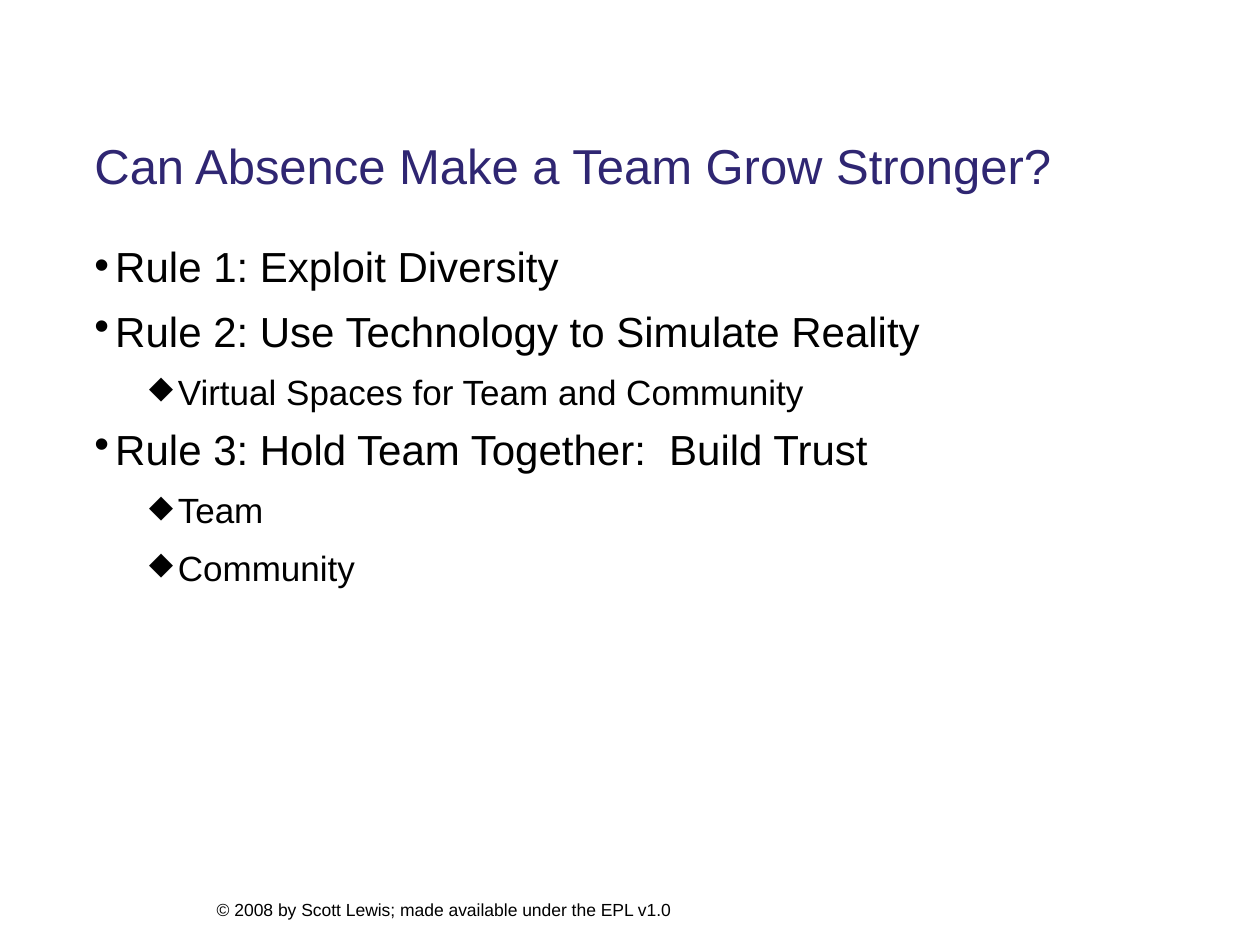
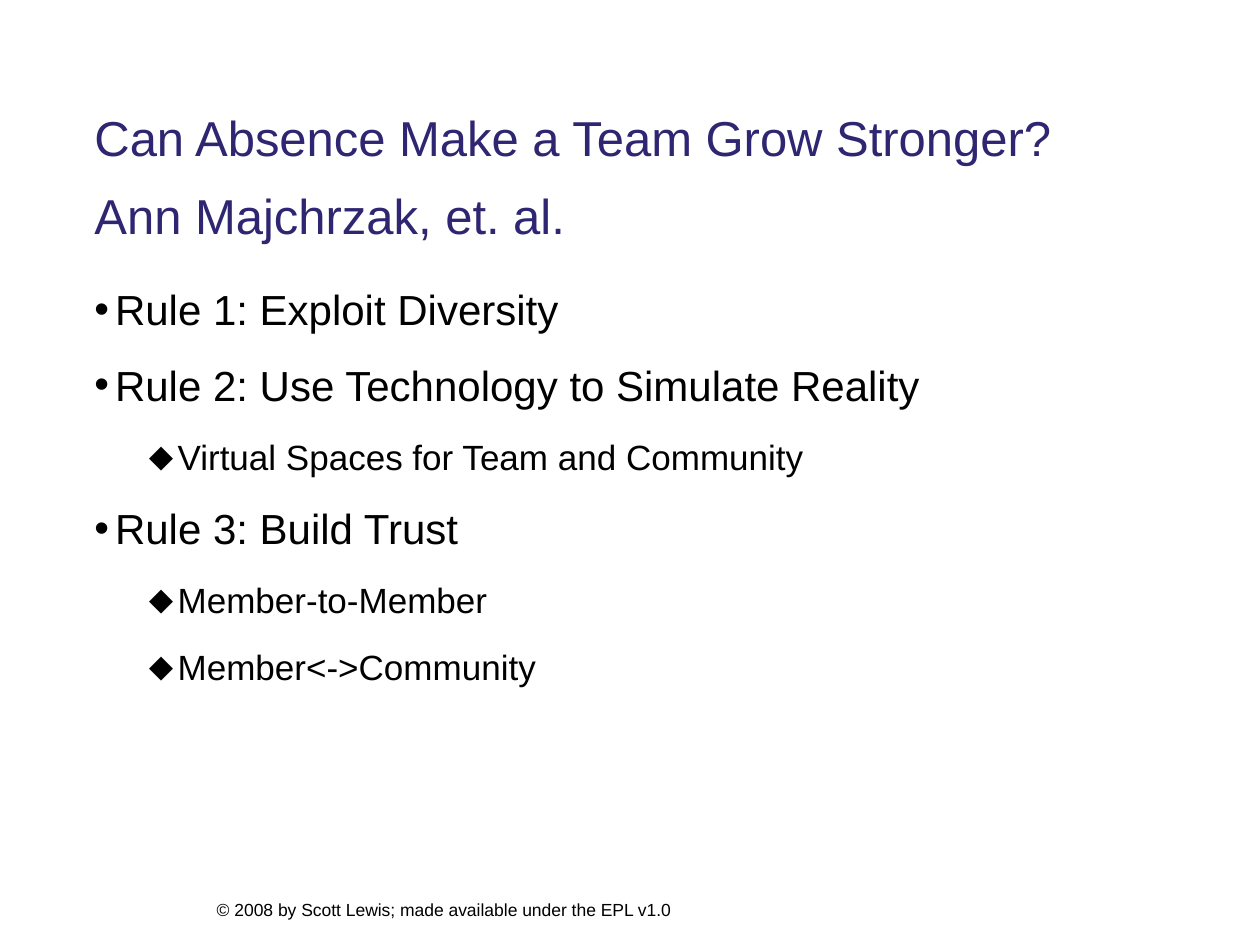
Before and after one commit to eclipse/ecf-website, a slide deck: slide 8 of presentations/eclipsecon2008/longtalk134/ecf_eclipsecon2008_134.ppt (slide 10 before the commit). Drawn at 1260x945 pixels with LibreOffice and Linux fonts; fonts in the diff are those of the drawing; background and template pictures are left out. Boxes give left, top, right and bottom in pixels: in the first picture for what was removed or moved away, otherwise in the second. Text is boxed around its words. In the diff, an @@ line names an element or a change of style, - is before the commit and + after.

```diff
--- a/presentations/eclipsecon2008/longtalk134/ecf_eclipsecon2008_134.ppt
+++ b/presentations/eclipsecon2008/longtalk134/ecf_eclipsecon2008_134.ppt
@@ title at (94, 120, 1051, 244): text changed @@
-Can Absence Make a Team Grow Stronger?
+Can Absence Make a Team Grow Stronger?
+Ann Majchrzak, et. al.
@@ text "Rule 1: Exploit Diversity": place and size @@
-text "Rule 1: Exploit Diversity" at (115, 251, 919, 588)
+text "Rule 1: Exploit Diversity" at (115, 294, 919, 687)
@@ text at (115, 294, 919, 476): line spacing 0.76 to 1; less space between paragraphs; line spacing 0.41 to 1 @@
@@ text at (115, 513, 536, 687): text changed; size 24 to 20 pt @@
-• Rule 3: Hold Team Together: Build Trust
-  ⬥ Team
-  ⬥ Community
+• Rule 3: Build Trust
+  ⬥ Member-to-Member
+  ⬥ Member<->Community
```
Also in this commit, not shown: 5 other slides changed, 3 slides added, 7 slides removed, 1 other file.
